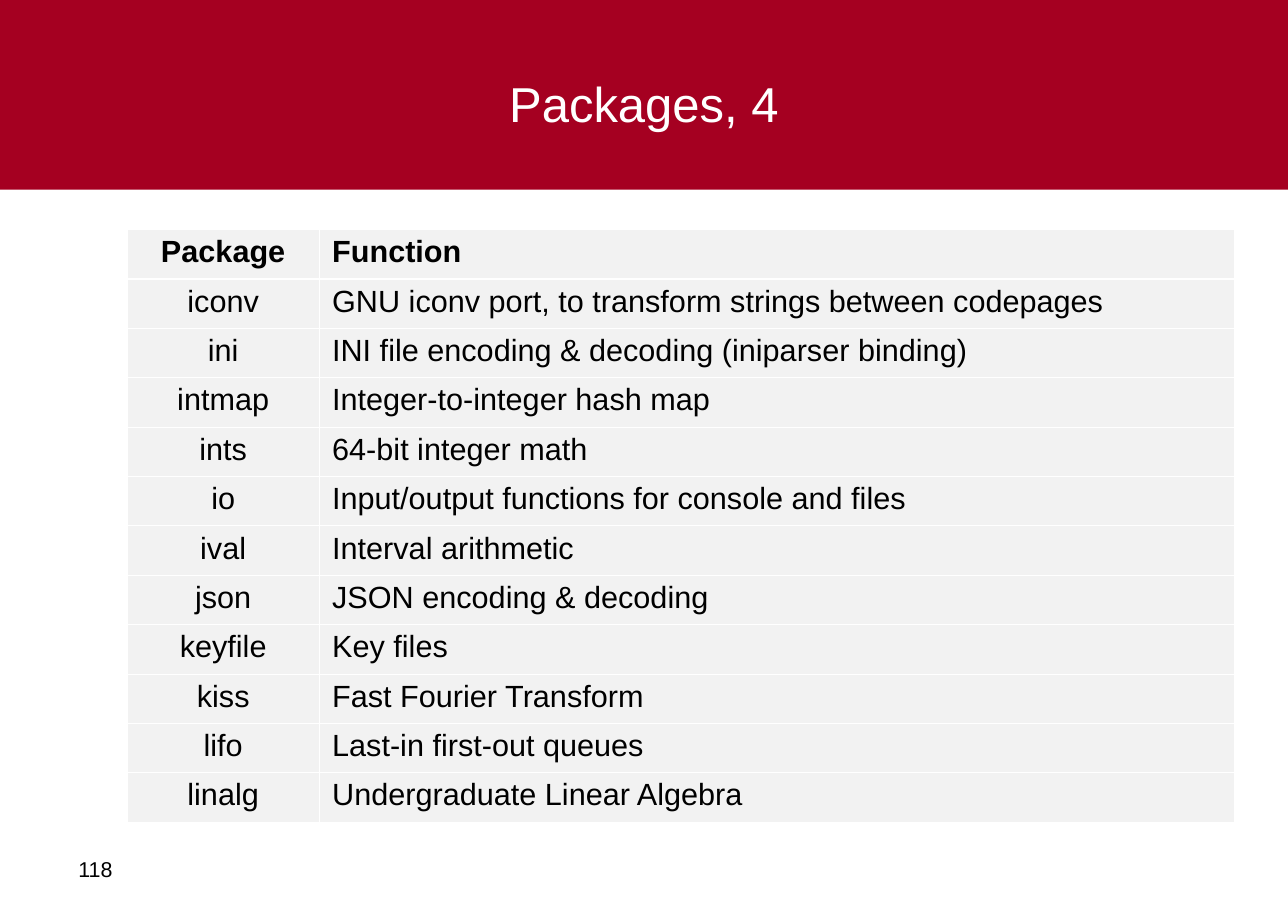
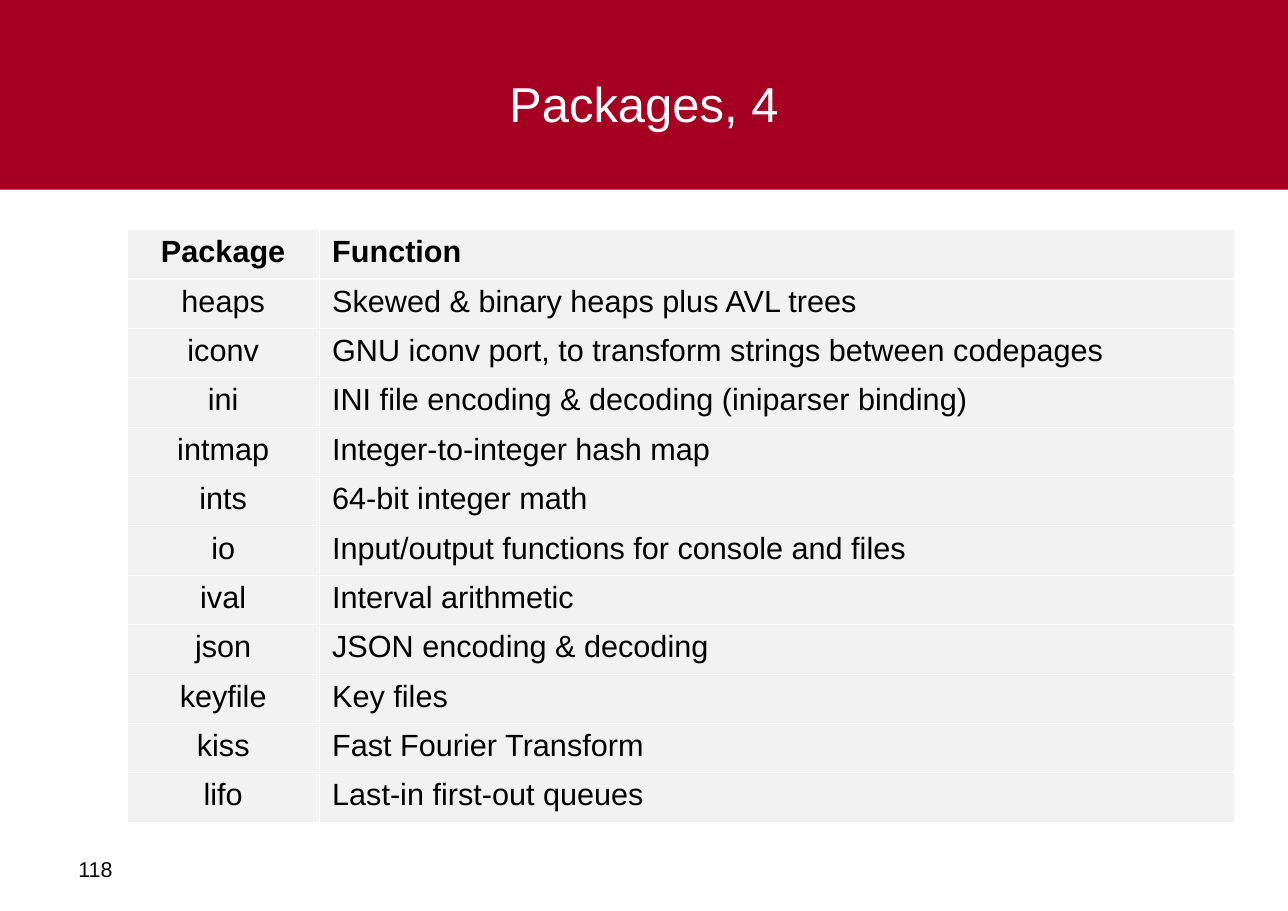
Before and after one commit to al-agena/Agena, a slide deck: slide 118 of doc/agena-crashcourse.ppt. Drawn at 1288x911 pixels with LibreOffice and Linux fonts; fonts in the diff are those of the drawing; background and template pictures are left out. Boxes give left, top, right and bottom in pixels: in the first picture for what was removed or moved away, otherwise in the second. Text is boxed around its words. In the diff, an @@ line names an element or a change of style, - is before the commit and + after.

```diff
--- a/doc/agena-crashcourse.ppt
+++ b/doc/agena-crashcourse.ppt
@@ table at box(127, 229, 1234, 821) @@
+row 2: heaps | Skewed & binary heaps plus AVL trees
-row 12: linalg | Undergraduate Linear Algebra
```
Also in this commit, not shown: 7 other slides changed, 6 other files.
